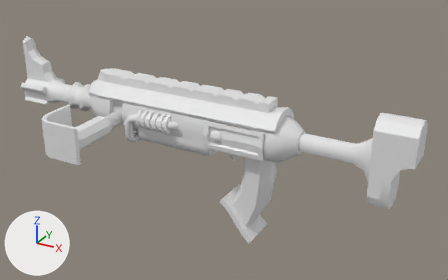
An edit to the FBX model Dozelina/Dozelina/Assets/3D Models/GUNS/Karabin/Broń_Karabin_gotowy.fbx, drawn before and after from the same camera.
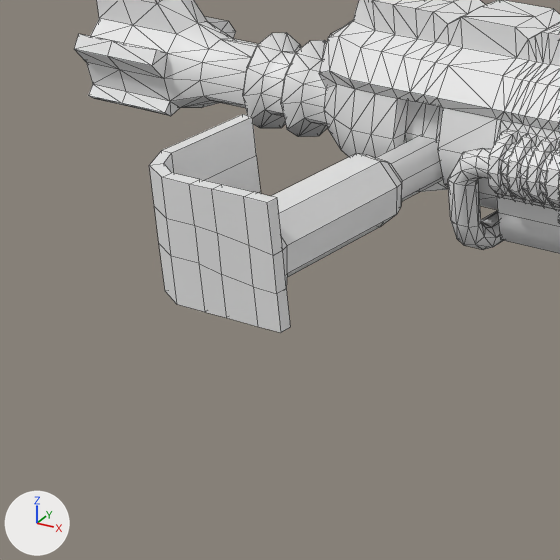
The first picture shows the older version from a camera (50 mm lens) standing at (0.907, -1.761, 1.1) and looking at (-0.044, -0.033, 0.236). The close-ups show the older and then the newer version on the part from 0% to 35% of the width and 26% to 82% of the height of that picture. Only the edits that show in the close-ups are written down. The axes (+X, +Y, +Z) are drawn at lower left. The lights are the same throughout. The close-ups show mesh edges as thin lines. Where no turn or scale is listed for an object, it has been applied to the vertices. Vertices at exactly the same position are counted once.

The scene before the commit, as lines of its bpy script (objects in view):
```python
me_mesh = bpy.data.meshes.new('Mesh')
me_mesh.from_pydata(...)  # 472 vertices, 470 faces; spans x -0.46..0.525, y -0.084..0.099, z -0.299..0.254
me_mesh_001 = bpy.data.meshes.new('Mesh.001')
me_mesh_001.from_pydata(...)  # 1440 vertices, 2872 faces; spans x -0.785..0.343, y -0.111..0.112, z -0.033..0.288
me_mesh_002 = bpy.data.meshes.new('Mesh.002')
me_mesh_002.from_pydata(...)  # 140 vertices, 103 faces; spans x -0.13..0.047, y -0.35..0.003, z -0.065..0.067
ob_przednia_część = bpy.data.objects.new('Przednia część', me_mesh_001)
ob_przednia_część.location = (-0.177, -0.001, 0.195)
ob_rękojeść = bpy.data.objects.new('Rękojeść', me_mesh_002)
ob_rękojeść.location = (-0.473, -0.004, 0.249)
ob_tylna_część = bpy.data.objects.new('Tylna część', me_mesh)
ob_tylna_część.location = (0.083, 0.0, 0.166)
```
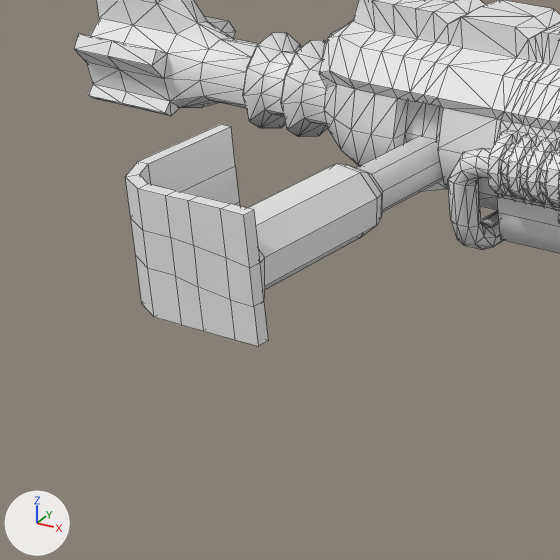
Where the newer file only moved an object's origin or applied its transform, the numbers keep the older frame.

What differs and where, as boxes [x1, y1, x2, y2] in the close-ups (560 x 560 px):
'Rękojeść', reshaped, moved (8% wider)
    before: [149, 114, 443, 333]
    after: [125, 124, 443, 346]

Patch to the scene script:
```diff
--- a/Dozelina/Dozelina/Assets/3D Models/GUNS/Karabin/Broń_Karabin_gotowy.fbx.py
+++ b/Dozelina/Dozelina/Assets/3D Models/GUNS/Karabin/Broń_Karabin_gotowy.fbx.py
@@ me_mesh_002 @@
 # used by ob_rękojeść; location = (-0.473, -0.004, 0.249)
-me_mesh_002.from_pydata(...)  # 140 vertices, 103 faces; spans x -0.13..0.047, y -0.35..0.003, z -0.065..0.067
+me_mesh_002.from_pydata(...)  # 140 vertices, 103 faces; spans x -0.131..0.047, y -0.385..-0.033, z -0.065..0.067
+# me_mesh_002 part 1: the loose piece of 105 vertices spanning x -0.13..0.047, y -0.35..0.003, z -0.065..0.067 is moved by (0.0, -0.036, 0.0)
+# other edits to the shape of me_mesh_002 do not show in these pictures
@@ ob_rękojeść @@
 ob_rękojeść = bpy.data.objects.new('Rękojeść', me_mesh_002)
-ob_rękojeść.location = (-0.473, -0.004, 0.249)
+ob_rękojeść.location = (-0.472, 0.0, 0.249)
```
